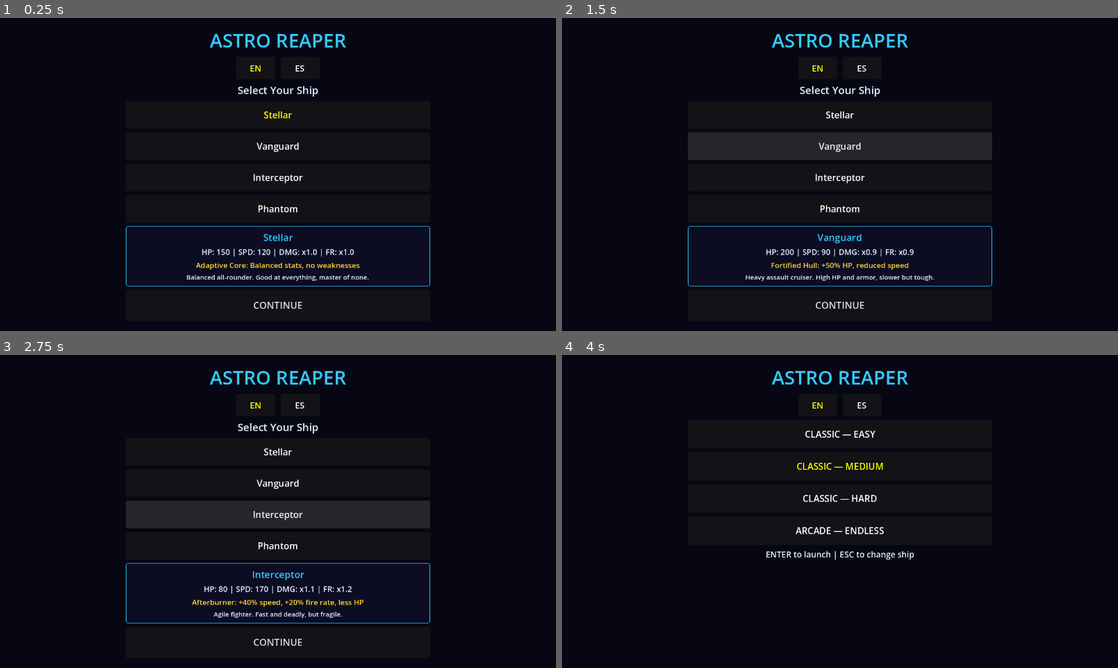
Above: before the commit, frames 1-4 (two rows, left to right).
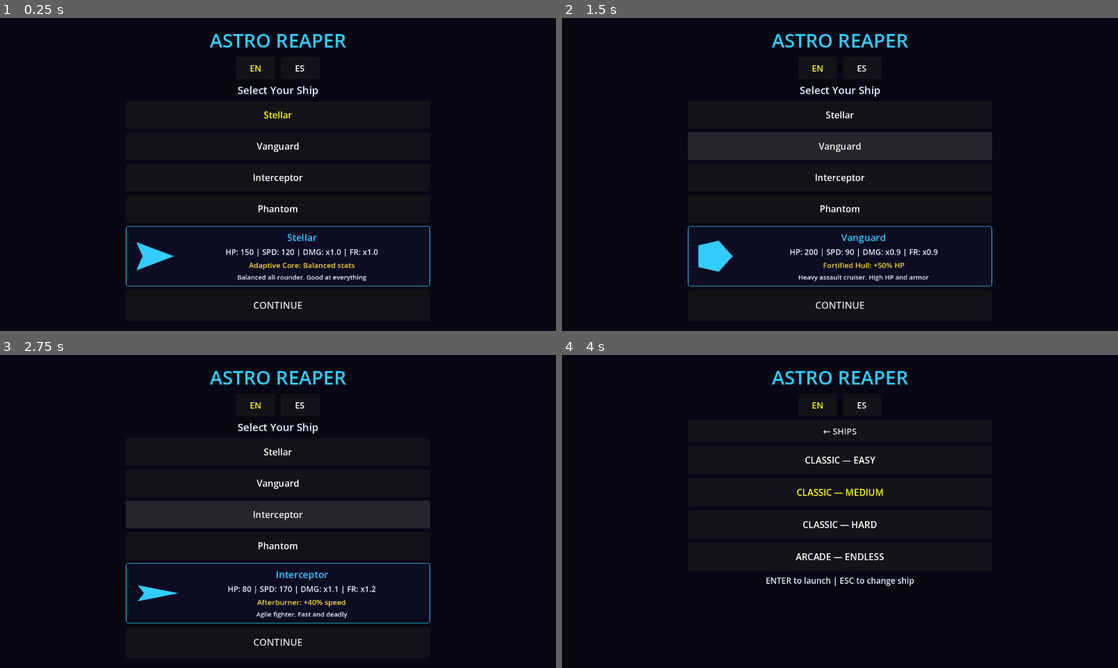
Above: after the commit, the same moments.

Repository: jlromgaz/Astro-Reaper
Game: Godot game, scene res://scenes/ui/main_menu.tscn
Two runs of this game, one before a commit and one after it. Both use one fixed random seed, a clock stepped at 60 frames per second and the inputs below.
Inputs:
- Up to frame 1 (0.25 s): no input
- Up to frame 2 (1.5 s): click "Stellar" at 0.5 s; click "Vanguard" at 1.25 s
- Up to frame 3 (2.75 s): click "Interceptor" at 2 s
- Up to frame 4 (4 s): click "Phantom" at 2.75 s; click "CONTINUE" at 3.5 s

The runs differ from the first frame. In frame 1, 1.4% of the frame differs, in the area x 24-68%, y 68-84%; in frame 2, 1.6%; in frame 3, 1.2%; in frame 4, 1.7%, in the area x 36-64%, y 23-74%.

Commit message:
feat(menu): ship i18n, mobile back button, ship silhouette preview
Bug 1: Ship names, descriptions, and passive text now use tr() with
SHIP_{ID}_{FIELD} keys. Added 16 Spanish translations to translations.csv.
This also fixes the 5 pre-existing i18n test failures (280/280 green).

Bug 2: Added a "← SHIPS" back button that appears on the mode selection page
(page 1) so mobile users can return to ship selection without needing ESC.
Created dynamically and inserted above the mode list.

Bug 3: Added ShipPreview Control (scripts/ui/ship_preview.gd) that draws the
selected ship's polygon silhouette using the same body points as the in-game
visual. Shown in an HBoxContainer inside ShipInfoPanel alongside the text info.

Diff:
--- a/data/i18n/translations.csv
+++ b/data/i18n/translations.csv
@@ -28,3 +28,19 @@
 SPEED,SPEED,VELOCIDAD
 HULL,HULL,CASCO
 SURVIVAL,SURVIVAL,SUPERVIVENCIA
+SHIP_STELLAR_NAME,Stellar,Estelar
+SHIP_STELLAR_DESC,Balanced all-rounder. Good at everything, master of none.,Todo terreno equilibrado. Bueno en todo, maestro en nada.
+SHIP_STELLAR_PASSIVE_NAME,Adaptive Core,Núcleo Adaptativo
+SHIP_STELLAR_PASSIVE_DESC,Balanced stats, no weaknesses,Estadísticas equilibradas, sin debilidades
+SHIP_VANGUARD_NAME,Vanguard,Vanguardia
+SHIP_VANGUARD_DESC,Heavy assault cruiser. High HP and armor, slower but tough.,Crucero de asalto pesado. Alta vida y blindaje, más lento pero resistente.
+SHIP_VANGUARD_PASSIVE_NAME,Fortified Hull,Casco Reforzado
+SHIP_VANGUARD_PASSIVE_DESC,+50% HP, reduced speed,+50% de vida, velocidad reducida
+SHIP_INTERCEPTOR_NAME,Interceptor,Interceptor
+SHIP_INTERCEPTOR_DESC,Agile fighter. Fast and deadly, but fragile.,Cazador ágil. Rápido y letal, pero frágil.
+SHIP_INTERCEPTOR_PASSIVE_NAME,Afterburner,Postquemador
+SHIP_INTERCEPTOR_PASSIVE_DESC,+40% speed, +20% fire rate, less HP,+40% velocidad, +20% cadencia, menos vida
+SHIP_PHANTOM_NAME,Phantom,Fantasma
+SHIP_PHANTOM_DESC,Precision striker. High damage, low fire rate. Every shot counts.,Atacante de precisión. Daño alto, cadencia baja. Cada disparo cuenta.
+SHIP_PHANTOM_PASSIVE_NAME,Critical Focus,Enfoque Crítico
+SHIP_PHANTOM_PASSIVE_DESC,+50% damage, slower fire rate,+50% de daño, cadencia más lenta
--- a/scenes/ui/main_menu.tscn
+++ b/scenes/ui/main_menu.tscn
@@ -1,6 +1,7 @@
-[gd_scene load_steps=4 format=3]
+[gd_scene load_steps=5 format=3]
 
 [ext_resource type="Script" path="res://scripts/ui/main_menu.gd" id="1_script"]
+[ext_resource type="Script" path="res://scripts/ui/ship_preview.gd" id="2_ship_preview"]
 
 [sub_resource type="LabelSettings" id="LabelSettings_title"]
 font_size = 44
@@ -103,32 +104,41 @@
 custom_minimum_size = Vector2(0, 130)
 theme_override_styles/panel = SubResource("StyleBoxFlat_panel")
 
-[node name="InfoVBox" type="VBoxContainer" parent="VBox/ShipInfoPanel"]
+[node name="InfoHBox" type="HBoxContainer" parent="VBox/ShipInfoPanel"]
 offset_left = 9.0
 offset_top = 9.0
 offset_right = 681.0
 offset_bottom = 130.0
+theme_override_constants/separation = 10
+
+[node name="ShipPreview" type="Control" parent="VBox/ShipInfoPanel/InfoHBox"]
+script = ExtResource("2_ship_preview")
+custom_minimum_size = Vector2(100, 100)
+size_flags_vertical = 4
+
+[node name="InfoVBox" type="VBoxContainer" parent="VBox/ShipInfoPanel/InfoHBox"]
+size_flags_horizontal = 3
 theme_override_constants/separation = 5
 
-[node name="ShipNameLabel" type="Label" parent="VBox/ShipInfoPanel/InfoVBox"]
+[node name="ShipNameLabel" type="Label" parent="VBox/ShipInfoPanel/InfoHBox/InfoVBox"]
 theme_override_colors/font_color = Color(0.2, 0.8, 1, 1)
 theme_override_font_sizes/font_size = 22
 horizontal_alignment = 1
 text = "Ship Name"
 
-[node name="ShipStatsLabel" type="Label" parent="VBox/ShipInfoPanel/InfoVBox"]
+[node name="ShipStatsLabel" type="Label" parent="VBox/ShipInfoPanel/InfoHBox/InfoVBox"]
 theme_override_colors/font_color = Color(0.9, 0.95, 1, 1)
 theme_override_font_sizes/font_size = 18
 horizontal_alignment = 1
 text = "HP: 0 | SPD: 0 | DMG: x0 | FR: x0"
 
-[node name="ShipPassiveLabel" type="Label" parent="VBox/ShipInfoPanel/InfoVBox"]
+[node name="ShipPassiveLabel" type="Label" parent="VBox/ShipInfoPanel/InfoHBox/InfoVBox"]
 theme_override_colors/font_color = Color(1, 0.85, 0.2, 1)
 theme_override_font_sizes/font_size = 17
 horizontal_alignment = 1
 text = "Passive: None"
 
-[node name="ShipDescLabel" type="Label" parent="VBox/ShipInfoPanel/InfoVBox"]
+[node name="ShipDescLabel" type="Label" parent="VBox/ShipInfoPanel/InfoHBox/InfoVBox"]
 theme_override_colors/font_color = Color(0.9, 0.95, 1, 1)
 theme_override_font_sizes/font_size = 15
 horizontal_alignment = 1
--- a/scripts/ui/main_menu.gd
+++ b/scripts/ui/main_menu.gd
@@ -17,13 +17,16 @@
 @onready var subtitle_label: Label = $VBox/SubtitleLabel
 @onready var ship_list: VBoxContainer = $VBox/ShipList
 @onready var ship_info_panel: PanelContainer = $VBox/ShipInfoPanel
-@onready var ship_name_label: Label = $VBox/ShipInfoPanel/InfoVBox/ShipNameLabel
-@onready var ship_stats_label: Label = $VBox/ShipInfoPanel/InfoVBox/ShipStatsLabel
-@onready var ship_passive_label: Label = $VBox/ShipInfoPanel/InfoVBox/ShipPassiveLabel
-@onready var ship_desc_label: Label = $VBox/ShipInfoPanel/InfoVBox/ShipDescLabel
+@onready var ship_name_label: Label = $VBox/ShipInfoPanel/InfoHBox/InfoVBox/ShipNameLabel
+@onready var ship_stats_label: Label = $VBox/ShipInfoPanel/InfoHBox/InfoVBox/ShipStatsLabel
+@onready var ship_passive_label: Label = $VBox/ShipInfoPanel/InfoHBox/InfoVBox/ShipPassiveLabel
+@onready var ship_desc_label: Label = $VBox/ShipInfoPanel/InfoHBox/InfoVBox/ShipDescLabel
+@onready var ship_preview: Control = $VBox/ShipInfoPanel/InfoHBox/ShipPreview
 @onready var start_button: Button = $VBox/StartButton
+@onready var _vbox: VBoxContainer = $VBox
 
 var _ships: Array[ShipResource] = []
+var _back_button: Button
 var _selected_index: int = 0
 var _page: int = 0
 var _mode_index: int = 1  # CLASSIC — MEDIUM by default
@@ -38,6 +41,7 @@
 	start_button.focus_mode = Control.FOCUS_NONE
 	start_button.pressed.connect(func() -> void: _goto_page(1))
 	_setup_language_row()
+	_build_back_button()
 	ship_info_panel.visible = false
 	_set_best_score(ScoreManager.get_high_score())
 	if _ships.size() > 0:
@@ -54,8 +58,22 @@
 	start_button.visible = on_ships
 	mode_list.visible = not on_ships
 	mode_hint.visible = not on_ships
+	if _back_button:
+		_back_button.visible = not on_ships
 	if not on_ships:
 		_select_mode_option(_mode_index)
+
+
+func _build_back_button() -> void:
+	_back_button = Button.new()
+	_back_button.text = "← SHIPS"
+	_back_button.custom_minimum_size = Vector2(180, 52)
+	_back_button.add_theme_font_size_override("font_size", 20)
+	_back_button.focus_mode = Control.FOCUS_NONE
+	_back_button.visible = false
+	_back_button.pressed.connect(func() -> void: _goto_page(0))
+	_vbox.add_child(_back_button)
+	_vbox.move_child(_back_button, mode_list.get_index())
 
 
 func _build_mode_buttons() -> void:
@@ -136,7 +154,7 @@
 
 	for i in range(_ships.size()):
 		var btn := Button.new()
-		btn.text = _ships[i].ship_name
+		btn.text = tr("SHIP_%s_NAME" % _ships[i].ship_id.to_upper())
 		btn.custom_minimum_size = Vector2(340, 64)
 		btn.add_theme_font_size_override("font_size", 21)
 		btn.focus_mode = Control.FOCUS_NONE
@@ -147,13 +165,15 @@
 func _select_ship(index: int) -> void:
 	_selected_index = index
 	var ship := _ships[index]
+	var key := "SHIP_%s" % ship.ship_id.to_upper()
 	ship_info_panel.visible = true
-	ship_name_label.text = ship.ship_name
+	ship_name_label.text = tr("%s_NAME" % key)
 	ship_stats_label.text = "HP: %.0f | SPD: %.0f | DMG: x%.1f | FR: x%.1f" % [
 		ship.base_hp, ship.base_speed, ship.base_damage_mult, ship.base_fire_rate_mult
 	]
-	ship_passive_label.text = "%s: %s" % [ship.passive_name, ship.passive_description]
-	ship_desc_label.text = ship.description
+	ship_passive_label.text = "%s: %s" % [tr("%s_PASSIVE_NAME" % key), tr("%s_PASSIVE_DESC" % key)]
+	ship_desc_label.text = tr("%s_DESC" % key)
+	ship_preview.set_ship(ship.ship_id)
 
 	# Highlight selected button
 	for i in range(ship_list.get_child_count()):
--- /dev/null
+++ b/scripts/ui/ship_preview.gd
@@ -0,0 +1,49 @@
+extends Control
+## Static ship silhouette preview for the ship selection panel.
+## Call set_ship(ship_id) to update. Scales the same body points
+## from player_ship_visual.gd to fit the control size.
+
+const SCALE := 3.5
+
+var _ship_id: String = "stellar"
+var _color: Color = Palette.PLAYER_CORE
+
+
+func set_ship(ship_id: String, color: Color = Palette.PLAYER_CORE) -> void:
+	_ship_id = ship_id
+	_color = color
+	queue_redraw()
+
+
+func _draw() -> void:
+	var pts := _body_points()
+	if pts.is_empty():
+		return
+	var center := size / 2.0
+	var scaled := PackedVector2Array()
+	for p in pts:
+		scaled.append(center + p * SCALE)
+	draw_colored_polygon(scaled, _color)
+	draw_polyline(scaled + PackedVector2Array([scaled[0]]), Color(Palette.UI_ACCENT, 0.9), 1.5)
+
+
+func _body_points() -> PackedVector2Array:
+	match _ship_id:
+		"vanguard":
+			return PackedVector2Array([
+				Vector2(12, 0), Vector2(3, 10), Vector2(-10, 7),
+				Vector2(-10, -7), Vector2(3, -10),
+			])
+		"interceptor":
+			return PackedVector2Array([
+				Vector2(17, 0), Vector2(-9, 5), Vector2(-5, 0), Vector2(-9, -5),
+			])
+		"phantom":
+			return PackedVector2Array([
+				Vector2(13, 0), Vector2(-3, 4), Vector2(-11, 10),
+				Vector2(-6, 0), Vector2(-11, -10), Vector2(-3, -4),
+			])
+		_:  # stellar
+			return PackedVector2Array([
+				Vector2(14, 0), Vector2(-10, 9), Vector2(-6, 0), Vector2(-10, -9),
+			])
